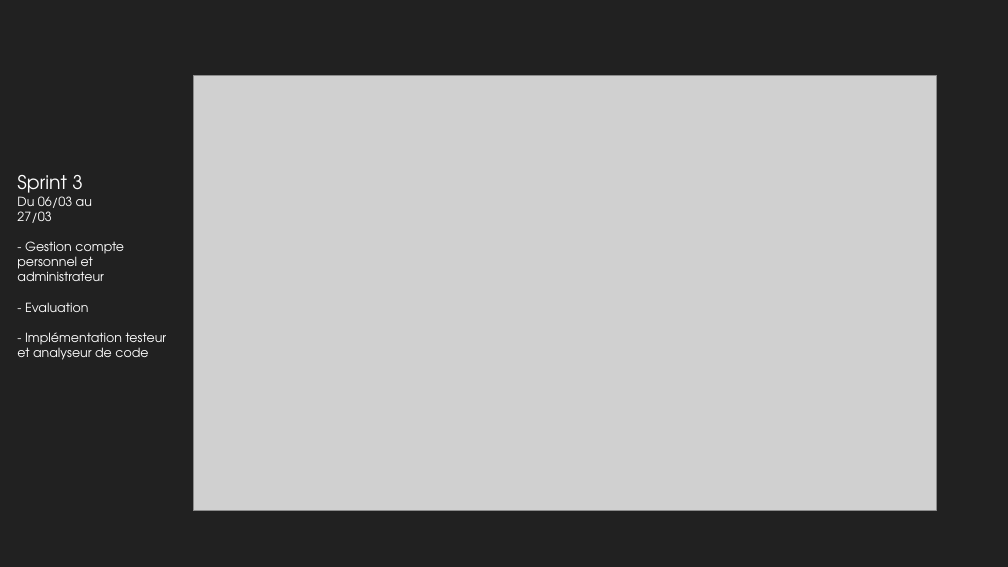
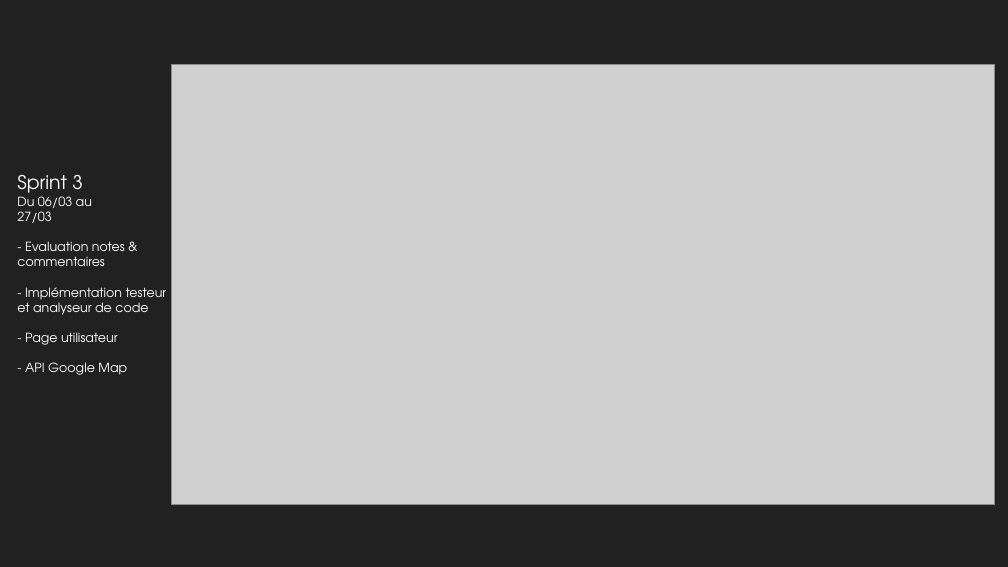
Before and after one commit to MarvinRmx/covogreen, a slide deck: slide 10 of doc/CovoGreen-slides.pptx (slide 9 before the commit). Drawn at 1008x567 pixels with LibreOffice and Linux fonts; fonts in the diff are those of the drawing; grey boxes stand for pictures; background and template pictures are left out. Boxes give left, top, right and bottom in pixels: in the first picture for what was removed or moved away, otherwise in the second. Text is boxed around its words. In the diff, an @@ line names an element or a change of style, - is before the commit and + after.

```diff
--- a/doc/CovoGreen-slides.pptx
+++ b/doc/CovoGreen-slides.pptx
@@ picture resized from (x1=193, y1=75, x2=936, y2=510) to (x1=172, y1=64, x2=994, y2=504) @@
@@ text at (x1=17, y1=241, x2=125, y2=266): text changed @@
-- Gestion compte personnel et administrateur
-- Evaluation
+- Evaluation notes & commentaires
@@ text at (x1=25, y1=332, x2=127, y2=375): paragraphs added @@
+- Page utilisateur
+- API Google Map
```
Also in this commit, not shown: 7 other slides changed, 5 slides added, 2 slides removed.
